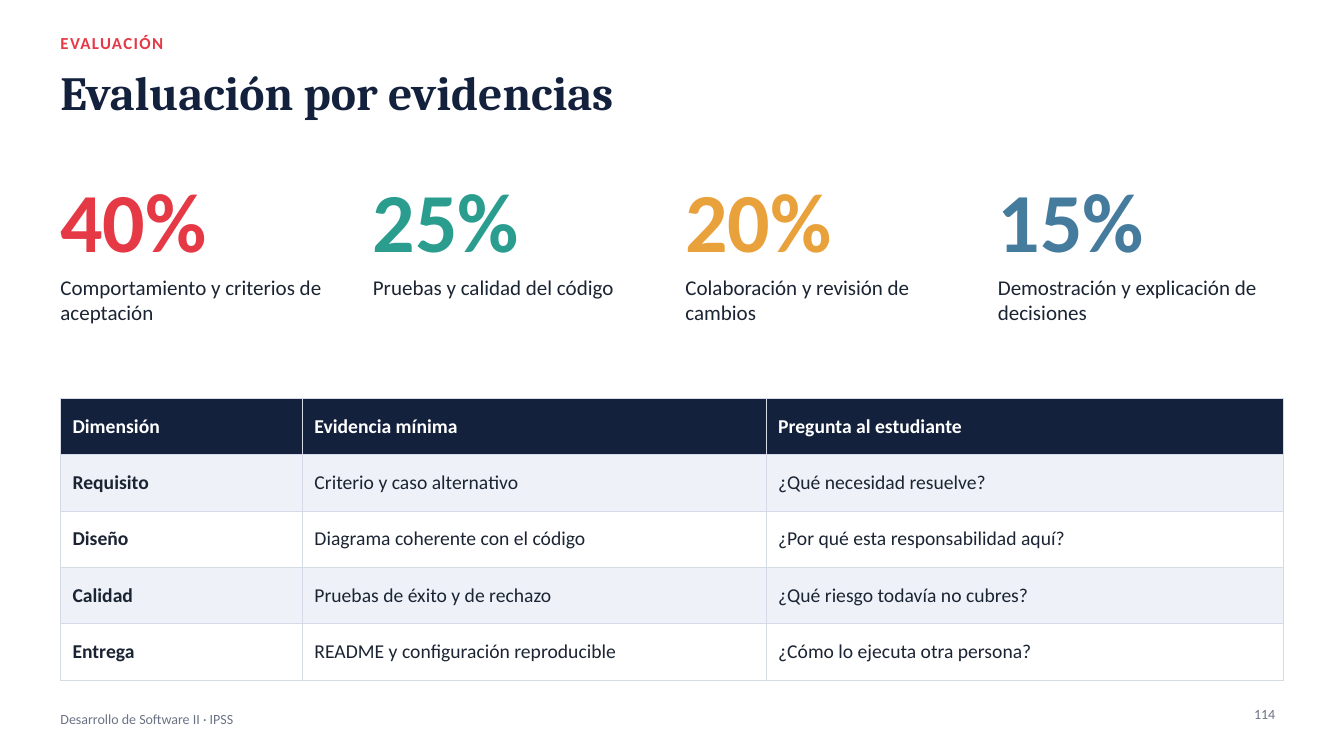
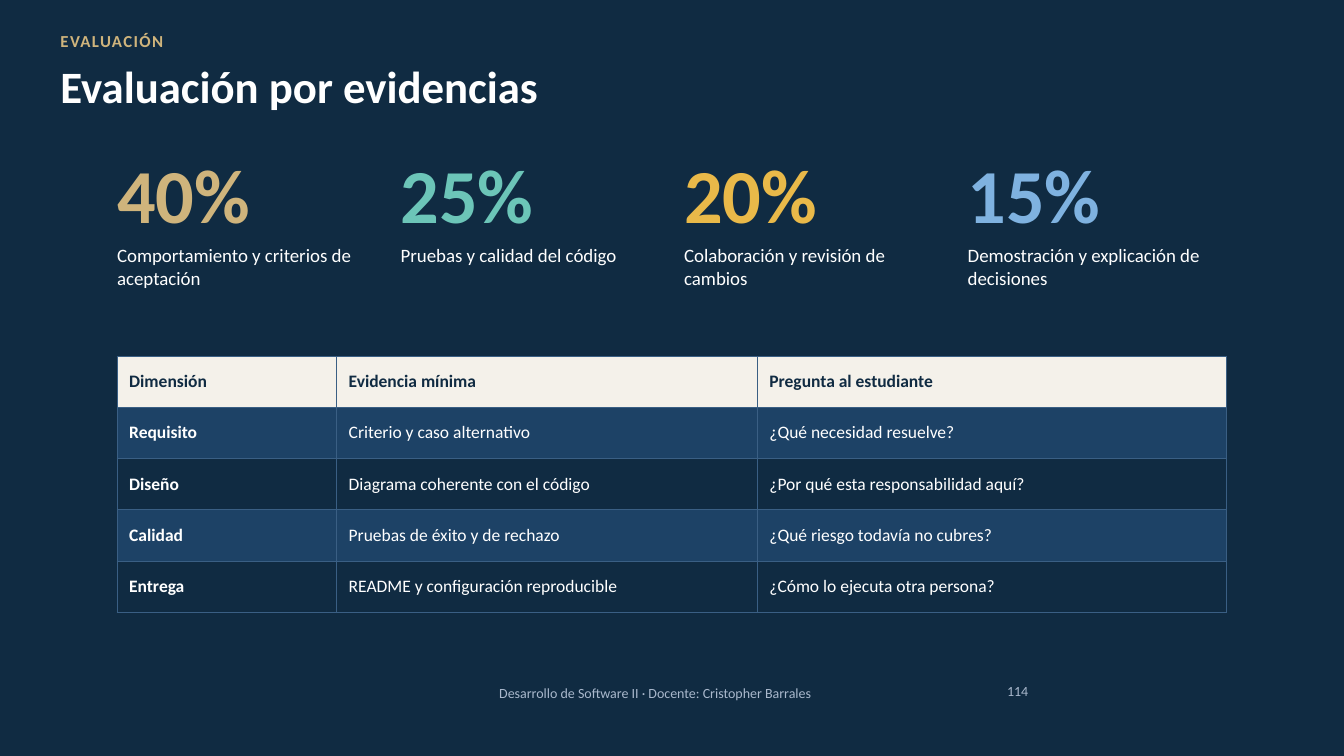
Before and after one commit to cbarralesp/Kanban_docs, a slide deck: slide 114 of C3-Desarrollo-de-Software.pptx. Drawn at 1344x756 pixels with LibreOffice and Linux fonts; fonts in the diff are those of the drawing; background and template pictures are left out. Boxes give left, top, right and bottom in pixels: in the first picture for what was removed or moved away, otherwise in the second. Text is boxed around its words. In the diff, an @@ line names an element or a change of style, - is before the commit and + after.

```diff
--- a/C3-Desarrollo-de-Software.pptx
+++ b/C3-Desarrollo-de-Software.pptx
@@ background #FFFFFF to picture (left out) @@
@@ text "EVALUACIÓN" at [60, 33, 163, 47]: text colour #E63946 to #CFB47C @@
@@ title "Evaluación por evidencias" at [60, 71, 538, 110]: size 34 to 32 pt, font Cambria to Calibri, text colour #14213D to #FFFFFF @@
@@ text "40%": place and size @@
-text "40%" at [60, 194, 206, 253]
+text "40%" at [117, 170, 250, 224]
@@ text "40%" at [117, 170, 250, 224]: size 60 to 54.5 pt, text colour #E63946 to #CFB47C @@
@@ text "25%": place and size @@
-text "25%" at [373, 194, 519, 253]
+text "25%" at [401, 170, 534, 224]
@@ text "25%" at [401, 170, 534, 224]: size 60 to 54.5 pt, text colour #2A9D8F to #6CC5B8 @@
@@ text "20%": place and size @@
-text "20%" at [685, 194, 831, 253]
+text "20%" at [684, 170, 817, 224]
@@ text "20%" at [684, 170, 817, 224]: size 60 to 54.5 pt, text colour #E9A23B to #E9B949 @@
@@ text "15%": place and size @@
-text "15%" at [998, 194, 1144, 253]
+text "15%" at [968, 170, 1101, 224]
@@ text "15%" at [968, 170, 1101, 224]: size 60 to 54.5 pt, text colour #457B9D to #7FB2E0 @@
@@ text "Comportamiento y criterios de aceptación": place and size @@
-text "Comportamiento y criterios de aceptación" at [60, 280, 321, 324]
+text "Comportamiento y criterios de aceptación" at [117, 249, 351, 288]
@@ text "Pruebas y calidad del código": place and size @@
-text "Pruebas y calidad del código" at [373, 280, 613, 299]
+text "Pruebas y calidad del código" at [401, 249, 617, 266]
@@ text "Colaboración y revisión de cambios": place and size @@
-text "Colaboración y revisión de cambios" at [685, 280, 909, 320]
+text "Colaboración y revisión de cambios" at [684, 249, 885, 285]
@@ size 15 to 13.5 pt, text colour #1B2433 to #FFFFFF in 4 elements at [684, 249, 885, 285], [401, 249, 617, 266], [117, 249, 351, 288], [968, 249, 1199, 285] @@
@@ text "Demostración y explicación de decisiones": place and size @@
-text "Demostración y explicación de decisiones" at [998, 280, 1256, 320]
+text "Demostración y explicación de decisiones" at [968, 249, 1199, 285]
@@ table at [117, 356, 1226, 599] @@
@@ fill #14213D to #F4F1EA in row 1 @@
@@ fill #EEF2F8 to #1D4266 in 6 cells @@
@@ fill #FFFFFF to #102B42 in 6 cells @@
@@ size 14 to 12.5 pt @@
@@ text colour #FFFFFF to #102B42 in "Dimensión", "Evidencia mínima", "Pregunta al estudiante" @@
@@ text colour #1B2433 to #FFFFFF in "Requisito", "Criterio y caso alternativo", "¿Qué necesidad resuelve?", "Diseño" and 8 more places @@
@@ borders changed @@
@@ table: place and size @@
-table at [60, 398, 1284, 666]
+table at [117, 356, 1226, 599]
@@ text at [499, 688, 811, 700]: text changed; text colour #6B7385 to #A9B8CC @@
-Desarrollo de Software II · IPSS
+Desarrollo de Software II · Docente: Cristopher Barrales
@@ page number: place and size @@
-page number at [1254, 710, 1275, 719]
+page number at [1007, 687, 1028, 696]
@@ page number at [1007, 687, 1028, 696]: text colour #6B7385 to #A9B8CC @@
```
Also in this commit, not shown: 116 other slides changed.
